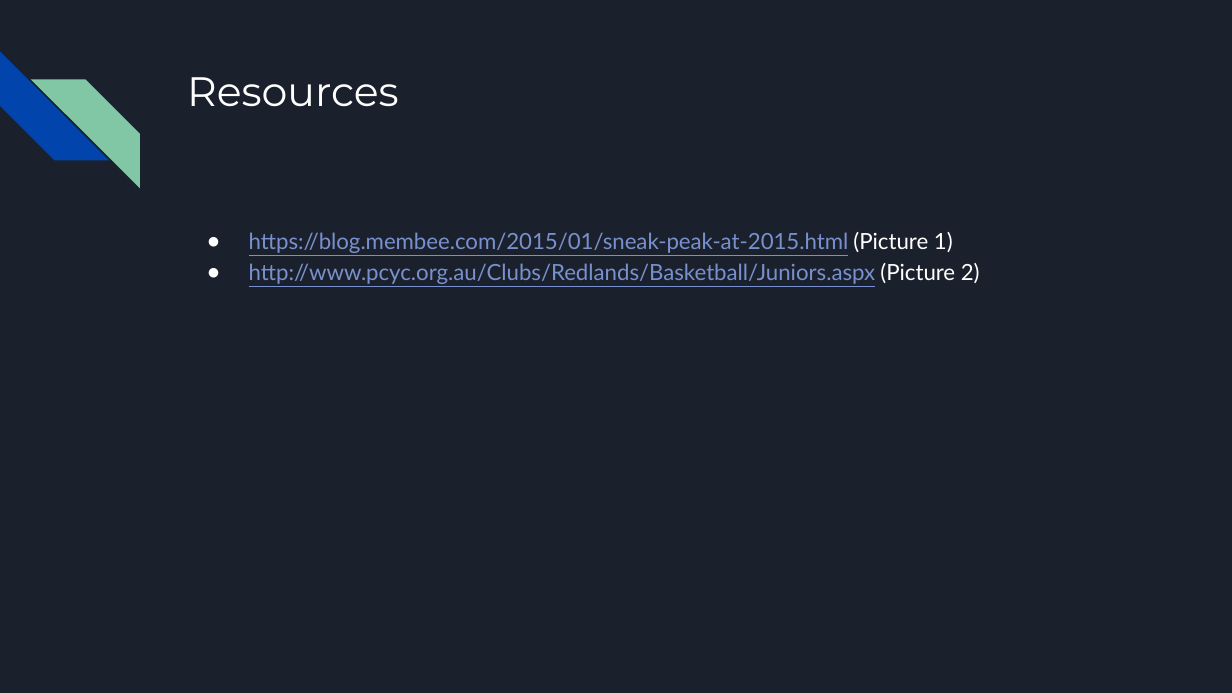
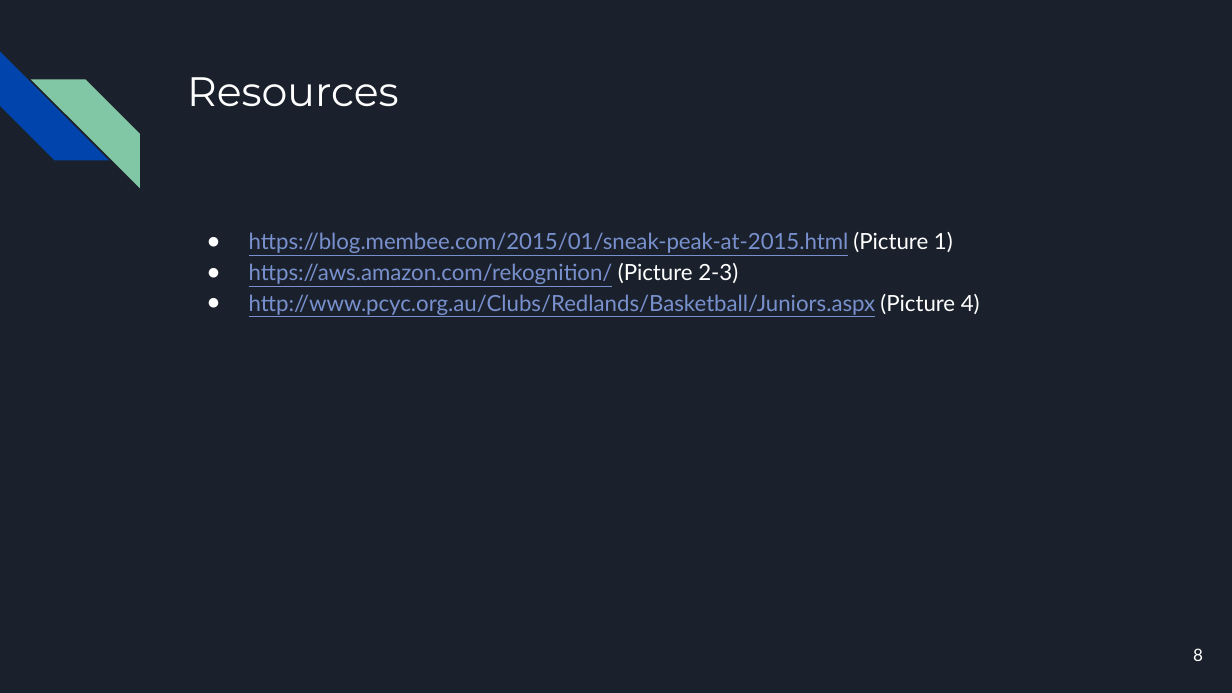
Before and after one commit to zacherygentry/CSE-3311, a slide deck: slide 8 of edU_ Iteration 1.pptx (slide 6 before the commit). Drawn at 1232x693 pixels with LibreOffice and Linux fonts; fonts in the diff are those of the drawing. Boxes give left, top, right and bottom in pixels: in the first picture for what was removed or moved away, otherwise in the second. Text is boxed around its words. In the diff, an @@ line names an element or a change of style, - is before the commit and + after.

```diff
--- a/edU_ Iteration 1.pptx
+++ b/edU_ Iteration 1.pptx
@@ text at box(249, 263, 980, 315): text changed @@
-● http://www.pcyc.org.au/Clubs/Redlands/Basketball/Juniors.aspx (Picture 2)
+● https://aws.amazon.com/rekognition/ (Picture 2-3)
+● http://www.pcyc.org.au/Clubs/Redlands/Basketball/Juniors.aspx (Picture 4)
@@ page number added at box(1193, 648, 1203, 661), 10 pt, text #FFFFFF @@
+8
```
Also in this commit, not shown: 5 other slides changed, 2 slides added.
